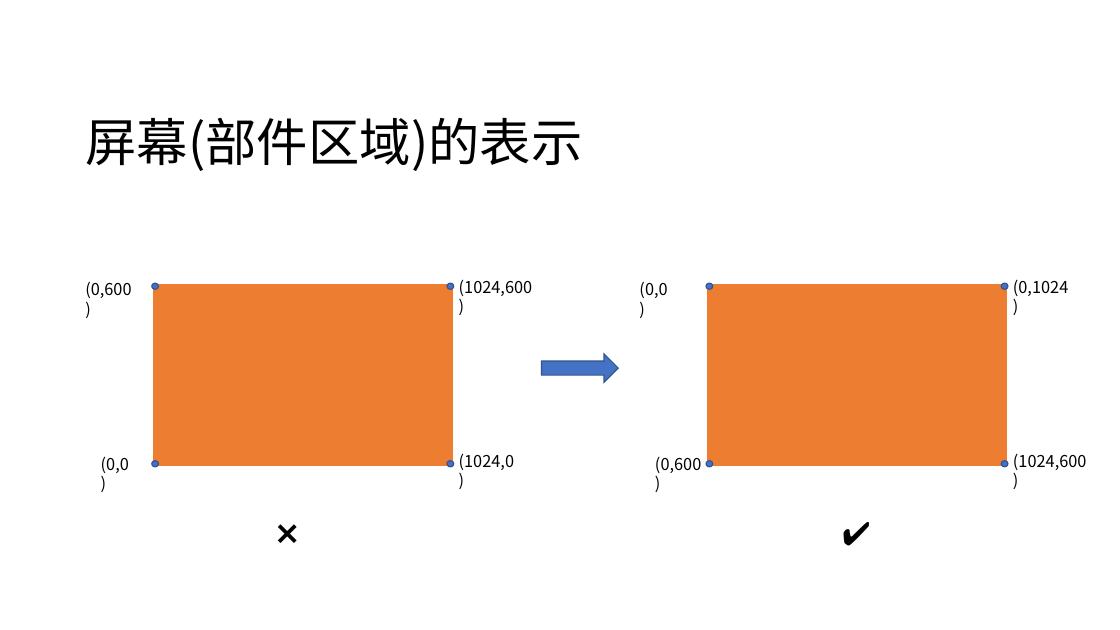
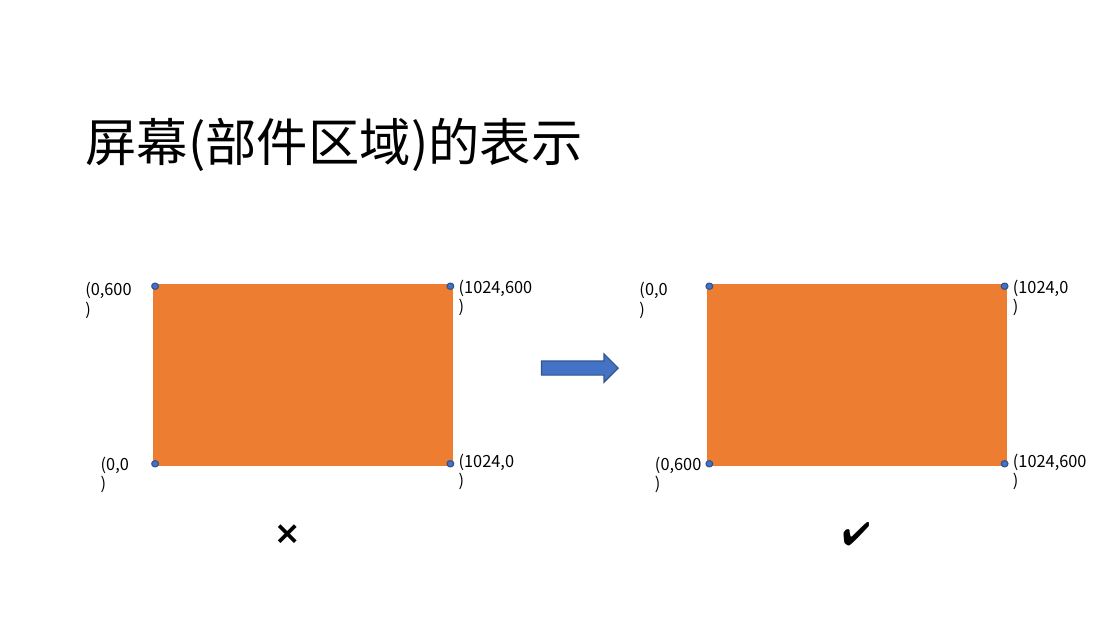
Before and after one commit to namefyw/100ask_lvgl, a slide deck: slide 3 of 01_视频教程/课堂PPT/2-2-3_基础对象的位置(position).pptx. Drawn at 1120x630 pixels with LibreOffice and Linux fonts; fonts in the diff are those of the drawing; background and template pictures are left out. Boxes give left, top, right and bottom in pixels: in the first picture for what was removed or moved away, otherwise in the second. Text is boxed around its words. In the diff, an @@ line names an element or a change of style, - is before the commit and + after.

Commit message:
更新：2-2-3_基础对象的位置(position).pptx

```diff
--- a/01_视频教程/课堂PPT/2-2-3_基础对象的位置(position).pptx
+++ b/01_视频教程/课堂PPT/2-2-3_基础对象的位置(position).pptx
@@ text at (x1=1013, y1=280, x2=1068, y2=296): text changed @@
-(0,1024)
+(1024,0)
```
